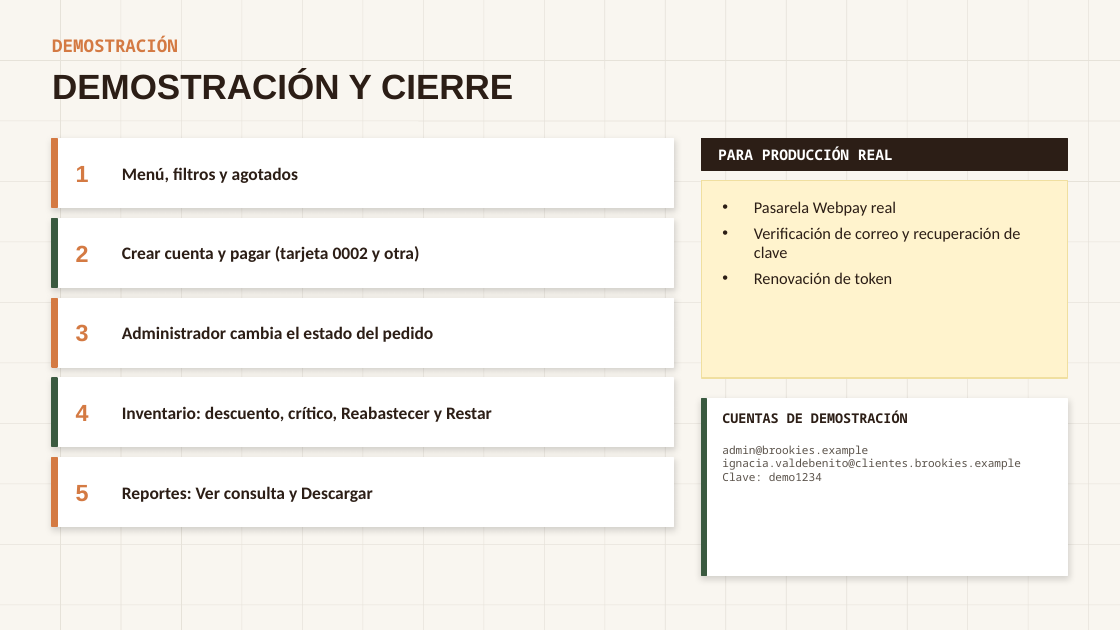
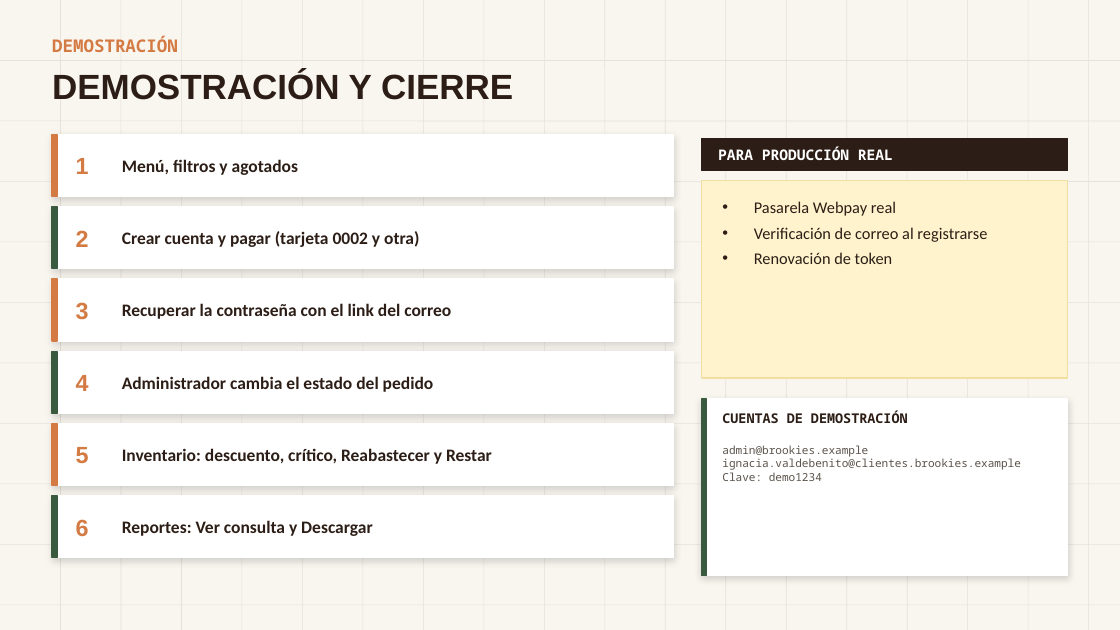
Before and after one commit to Pagina-Brookies/Pagina_Brookies, a slide deck: slide 18 of docs/Grupo20-BrookiesCoffee-Presentacion-Entrega2.pptx (slide 17 before the commit). Drawn at 1120x630 pixels with LibreOffice and Linux fonts; fonts in the diff are those of the drawing. Boxes give left, top, right and bottom in pixels: in the first picture for what was removed or moved away, otherwise in the second. Text is boxed around its words. In the diff, an @@ line names an element or a change of style, - is before the commit and + after.

```diff
--- a/docs/Grupo20-BrookiesCoffee-Presentacion-Entrega2.pptx
+++ b/docs/Grupo20-BrookiesCoffee-Presentacion-Entrega2.pptx
@@ rectangle: place and size @@
-rectangle at <box>52,139,674,208</box>
+rectangle at <box>52,134,674,197</box>
@@ rectangle: place and size @@
-rectangle at <box>52,139,57,208</box>
+rectangle at <box>52,134,57,197</box>
@@ text "1": place and size @@
-text "1" at <box>76,166,89,182</box>
+text "1" at <box>76,158,89,174</box>
@@ text "Menú, filtros y agotados": place and size @@
-text "Menú, filtros y agotados" at <box>122,167,298,183</box>
+text "Menú, filtros y agotados" at <box>122,159,298,175</box>
@@ rectangle: place and size @@
-rectangle at <box>52,218,674,287</box>
+rectangle at <box>52,207,674,269</box>
@@ rectangle: place and size @@
-rectangle at <box>52,218,57,287</box>
+rectangle at <box>52,207,57,269</box>
@@ text "2": place and size @@
-text "2" at <box>76,245,89,262</box>
+text "2" at <box>76,230,89,247</box>
@@ text "Crear cuenta y pagar (tarjeta ...": place and size @@
-text "Crear cuenta y pagar (tarjeta ..." at <box>122,246,419,262</box>
+text "Crear cuenta y pagar (tarjeta ..." at <box>122,231,419,247</box>
@@ text at <box>754,227,987,242</box>: text changed @@
-• Verificación de correo y recuperación de clave
+• Verificación de correo al registrarse
@@ rectangle: place and size @@
-rectangle at <box>52,298,674,367</box>
+rectangle at <box>52,279,674,341</box>
@@ rectangle: place and size @@
-rectangle at <box>52,298,57,367</box>
+rectangle at <box>52,279,57,341</box>
@@ text "3": place and size @@
-text "3" at <box>76,324,89,342</box>
+text "3" at <box>76,302,89,320</box>
@@ text added at <box>122,303,451,319</box>, 15 pt, text #2C1E16, bold @@
+Recuperar la contraseña con el link del correo
@@ rectangle: place and size @@
-rectangle at <box>52,378,674,447</box>
+rectangle at <box>52,351,674,413</box>
@@ rectangle: place and size @@
-rectangle at <box>52,378,57,447</box>
+rectangle at <box>52,351,57,413</box>
@@ text "4": place and size @@
-text "4" at <box>76,405,89,421</box>
+text "4" at <box>76,375,89,391</box>
@@ text "Administrador cambia el estado del ...": place and size @@
-text "Administrador cambia el estado del ..." at <box>122,326,434,342</box>
+text "Administrador cambia el estado del ..." at <box>122,376,434,392</box>
@@ rectangle: place and size @@
-rectangle at <box>52,458,57,527</box>
+rectangle at <box>52,423,57,486</box>
@@ rectangle added at <box>52,423,674,486</box>, fill #FFFFFF, outline #FFFFFF 1 pt @@
@@ text "5": place and size @@
-text "5" at <box>76,485,89,501</box>
+text "5" at <box>76,447,89,463</box>
@@ text "Inventario: descuento, crítico, Reabastecer y ...": place and size @@
-text "Inventario: descuento, crítico, Reabastecer y ..." at <box>122,406,492,422</box>
+text "Inventario: descuento, crítico, Reabastecer y ..." at <box>122,448,492,464</box>
@@ rectangle: place and size @@
-rectangle at <box>52,458,674,527</box>
+rectangle at <box>52,496,674,558</box>
@@ rectangle added at <box>52,496,57,558</box>, fill #3A5A40, outline #3A5A40 1 pt @@
@@ text "Reportes: Ver consulta y Descargar": place and size @@
-text "Reportes: Ver consulta y Descargar" at <box>122,486,372,502</box>
+text "Reportes: Ver consulta y Descargar" at <box>122,520,372,536</box>
@@ text added at <box>76,519,89,536</box>, 20 pt, text #D47A43, bold @@
+6
```
Also in this commit, not shown: 5 other slides changed, 1 slide added, 1 other file.
